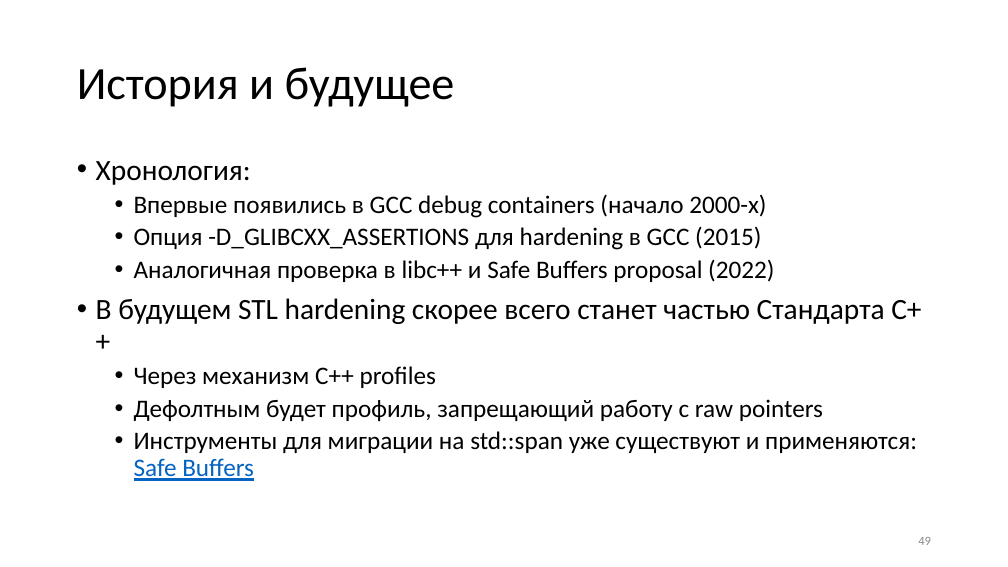
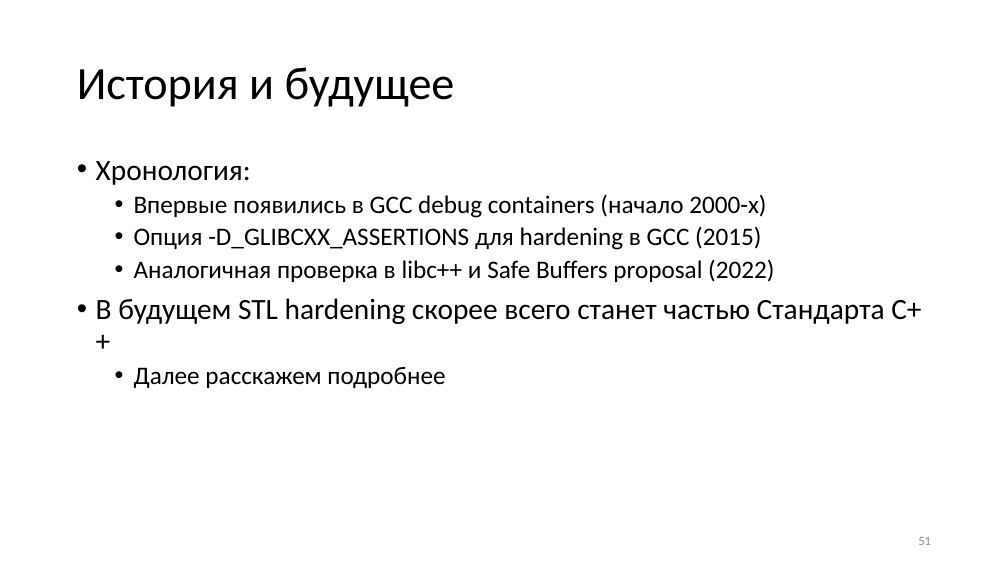
Before and after one commit to yugr/slides, a slide deck: slide 51 of CppZeroCost/2025/RU.pptx (slide 49 before the commit). Drawn at 1008x567 pixels with LibreOffice and Linux fonts; fonts in the diff are those of the drawing. Boxes give left, top, right and bottom in pixels: in the first picture for what was removed or moved away, otherwise in the second. Text is boxed around its words. In the diff, an @@ line names an element or a change of style, - is before the commit and + after.

```diff
--- a/CppZeroCost/2025/RU.pptx
+++ b/CppZeroCost/2025/RU.pptx
@@ text at <box>134,367,445,388</box>: text changed @@
-  • Через механизм C++ profiles
-  • Дефолтным будет профиль, запрещающий работу с raw pointers
-  • Инструменты для миграции на std::span уже существуют и применяются: Safe Buffers
+  • Далее расскажем подробнее
@@ page number at <box>918,537,931,545</box>: text changed @@
-49
+51
```
Also in this commit, not shown: 22 other slides changed, 2 slides added, 3 other files.
